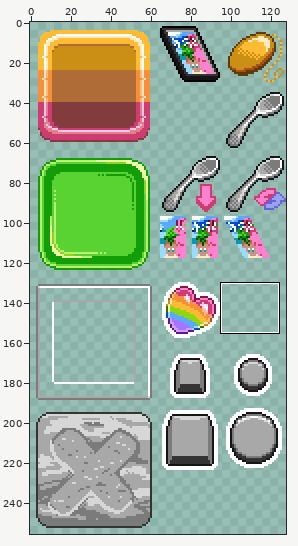
File history of a sprite sheet, assets/images/ui.png. The picture above shows the old version from afar; the outline marks the close-up.
Close-up. Before:
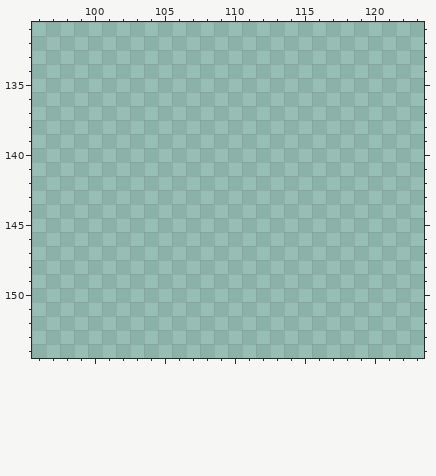
The file is 128x256 pixels. Shown: x 96..123, y 131..154.
Palette (. is transparent): 
Once edited:
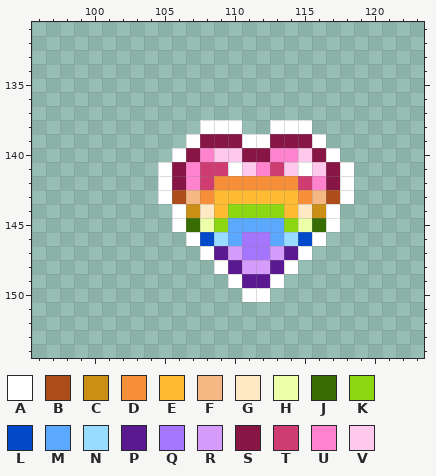
Colours new in this view: A #ffffff  B #ad4e1a  C #cc8f15  D #f68f37  E #ffbb31  F #f5b784  G #ffe9c5  H #eeffa9  J #376d03  K #8cd612  L #024aca  M #5ba8ff  N #98dcff  P #5a1991  Q #a675fe  R #d59cfc  S #871646  T #cf3c71  U #ff82ce  V #fec9ed
The exact change:
y 138: x 108..110 ... -> AAA; x 113..115 ... -> AAA
y 139: x 107..116 .......... -> ASSSAASSSA
y 140: x 106..117 ............ -> ASUVVSSUUVSA
y 141: x 105..118 .............. -> ASUTTAVUTVAVSA
y 142: x 105..118 .............. -> ASUTDDDDDDTUSA
y 143: x 105..118 .............. -> ABFDEEEEEEDFBA
y 144: x 106..117 ............ -> ACGEKKKKEGCA
y 145: x 106..117 ............ -> AJHKMMMMKHJA
y 146: x 107..116 .......... -> ALNMQQMNLA
y 147: x 108..115 ........ -> APRQQRPA
y 148: x 109..114 ...... -> APRRPA
y 149: x 110..113 .... -> APPA
y 150: x 111..112 .. -> AA
